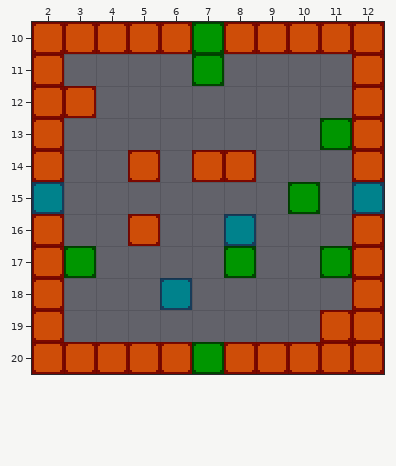
An edit to a level. Tiled map, gametomato/debug/tmx/map.tmx. The picture above is the old version.
Cells are 16x16 px. Shown: x 2..12, y 10..20.
New version:
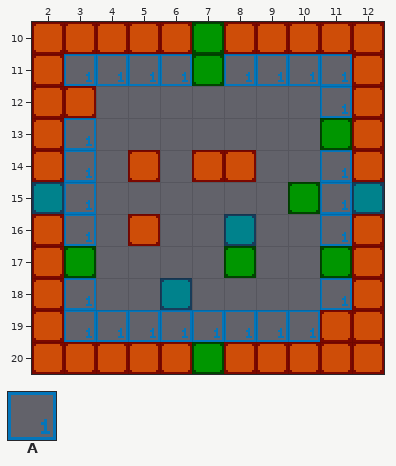
Key: from "items": A 1.
_ is an empty cell.
The exact change:
Layer "items":
y 11: x 3..6 ____ -> AAAA; x 8..11 ____ -> AAAA
y 12: x 11 _ -> A
y 13: x 3 _ -> A
y 14..16: x 3 _ -> A; x 11 _ -> A
y 18: x 3 _ -> A; x 11 _ -> A
y 19: x 3..10 ________ -> AAAAAAAA
Boxes around the changes in both pictures, in picture pixels (x1, y1, x2, y2):
added: (64, 54, 192, 86)
added: (224, 54, 352, 118)
added: (64, 118, 96, 246)
added: (320, 150, 352, 246)
added: (64, 278, 352, 342)
